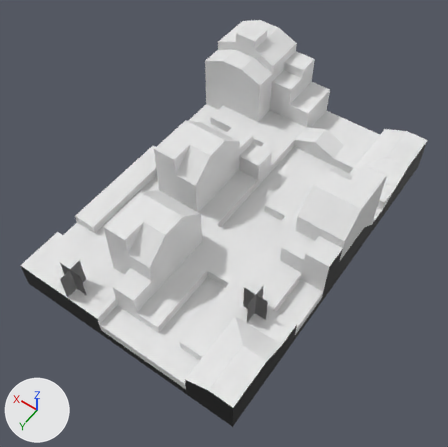
Before and after pictures for a commit that changed the FBX model resources/data/_demoMaps/map00/map00.fbx.
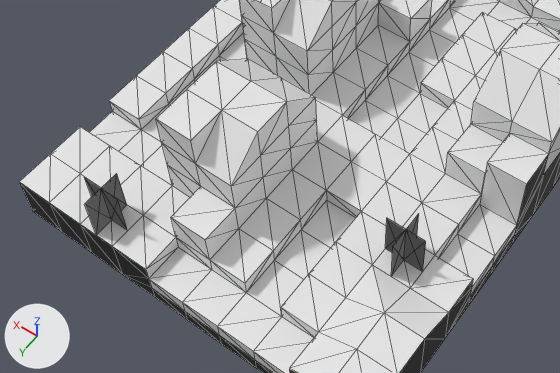
Each version appears first whole from a 50 mm camera at (-5.16, 8.07, 11.6) aimed at (-0.13, 1.03, 0.54), and next in a close-up on the part from 2% to 78% of the width and 35% to 85% of the height. Every picture has the same lights, and +X, +Y and +Z are marked at lower left. The close-ups show mesh edges as thin lines. Vertices at the same position are counted once.

Names of what the first close-up shows: 'PrimaryMesh'.
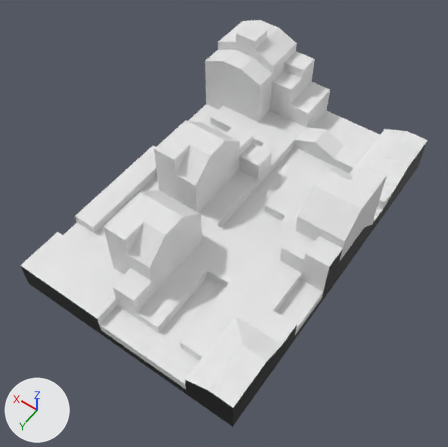
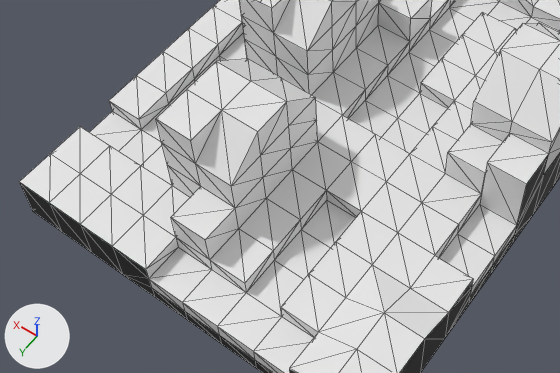
The change in detail:
me_primarymesh_001 has 479 vertices, 866 faces and spans x -2.8..2.8, y -3.92..4.48, z -0.24..2.4.
me_primarymesh_001 is used by ob_primarymesh; location (0.0, 0.0, 0.0).
me_primarymesh_001 part 1: the loose piece of 10 vertices spanning x 1.12..1.68, y 3.92..4.48, z 0.48..1.2 is deleted.
me_primarymesh_001 part 2: the loose piece of 10 vertices spanning x -2.24..-1.68, y 2.24..2.8, z 0.48..1.2 is deleted.
me_primarymesh_001 no longer uses material mat_material_6 (white #e7e7e7).

What differs and where, as boxes [x1, y1, x2, y2] in the close-ups (560 x 373 px):
part 1 of me_primarymesh_001, deleted
    before: [84, 173, 127, 235]
part 2 of me_primarymesh_001, deleted
    before: [385, 214, 426, 276]
